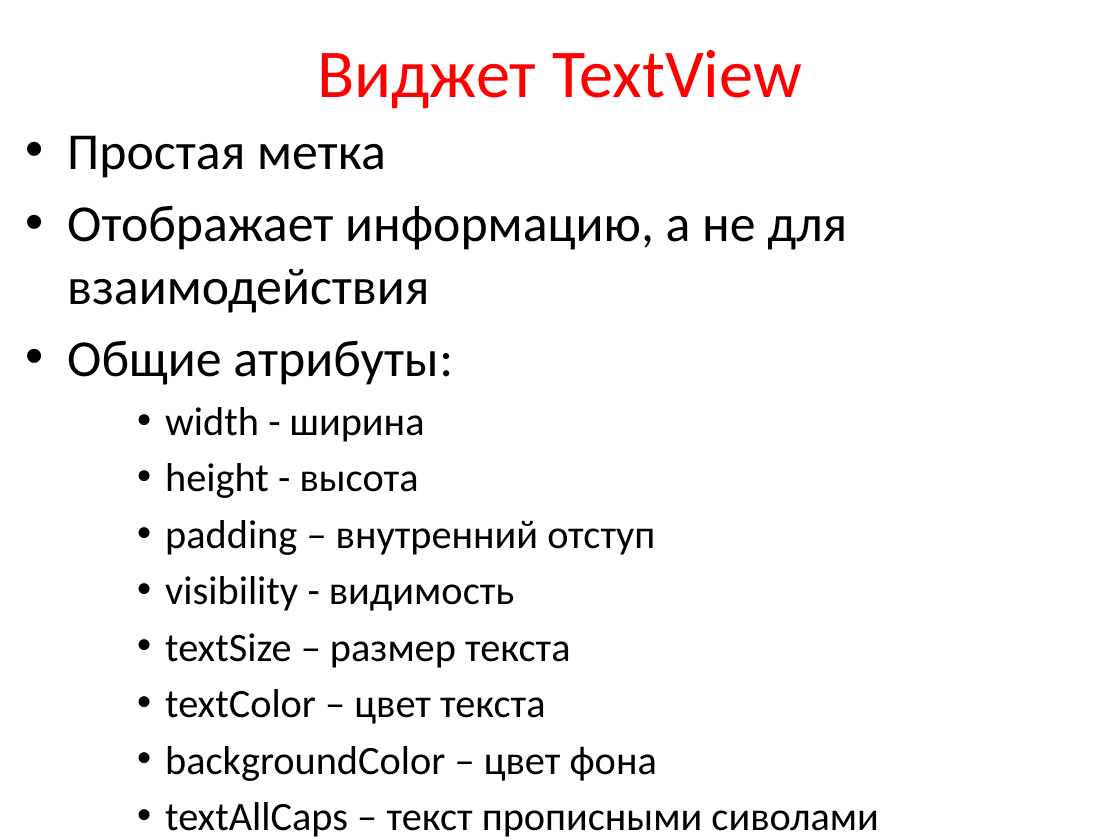
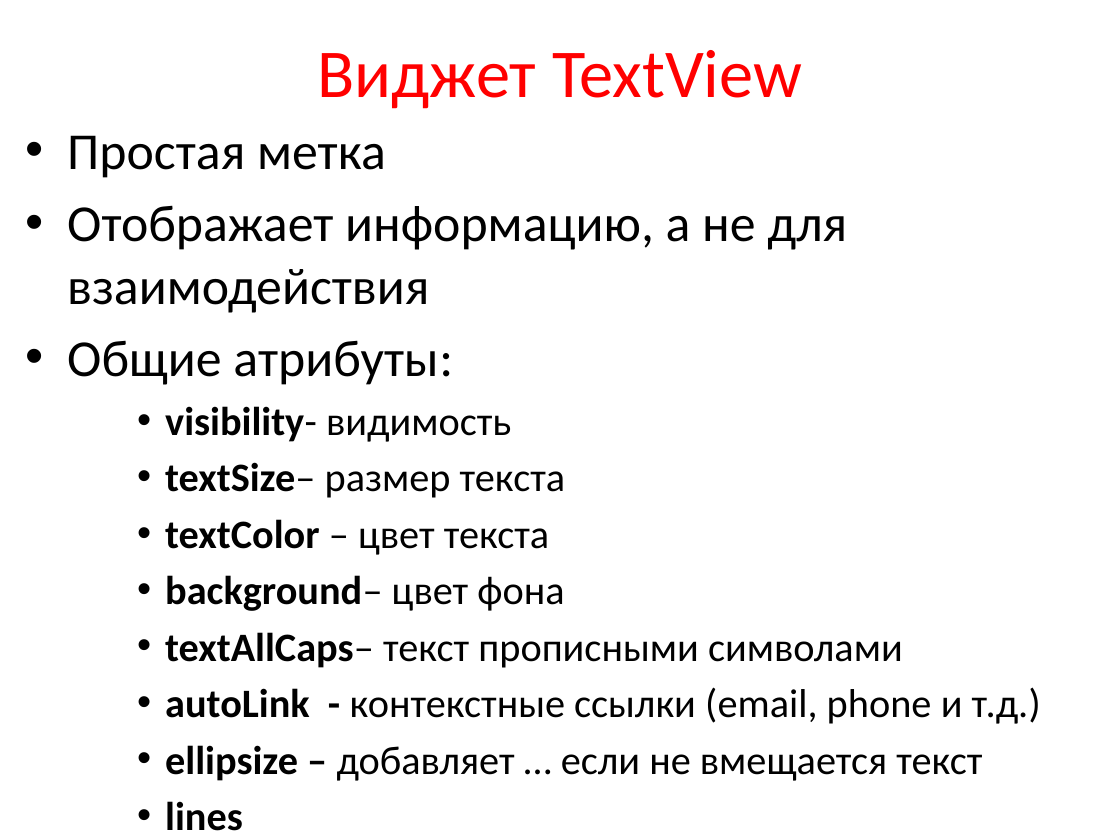
Before and after one commit to maxchv/Android, a slide deck: slide 26 of presentation/3_BasicUI.pptx. Drawn at 1120x840 pixels with LibreOffice and Linux fonts; fonts in the diff are those of the drawing. Boxes give left, top, right and bottom in pixels: in the first picture for what was removed or moved away, otherwise in the second. Text is boxed around its words. In the diff, an @@ line names an element or a change of style, - is before the commit and + after.

```diff
--- a/presentation/3_BasicUI.pptx
+++ b/presentation/3_BasicUI.pptx
@@ text at box(165, 406, 566, 498): text changed @@
-    • width - ширина
-    • height - высота
-    • padding – внутренний отступ
-    • visibility - видимость
-    • textSize – размер текста
+    • visibility- видимость
+    • textSize– размер текста
@@ text at box(165, 519, 550, 555): bold on in "textColor" @@
@@ text at box(165, 575, 1041, 781): text changed @@
-    • backgroundColor – цвет фона
-    • textAllCaps – текст прописными сиволами
+    • background– цвет фона
+    • textAllCaps– текст прописными символами
+    • autoLink - контекстные ссылки (email, phone и т.д.)
+    • ellipsize – добавляет … если не вмещается текст
+    • lines
```
Also in this commit, not shown: 26 other slides changed, 41 other files.
